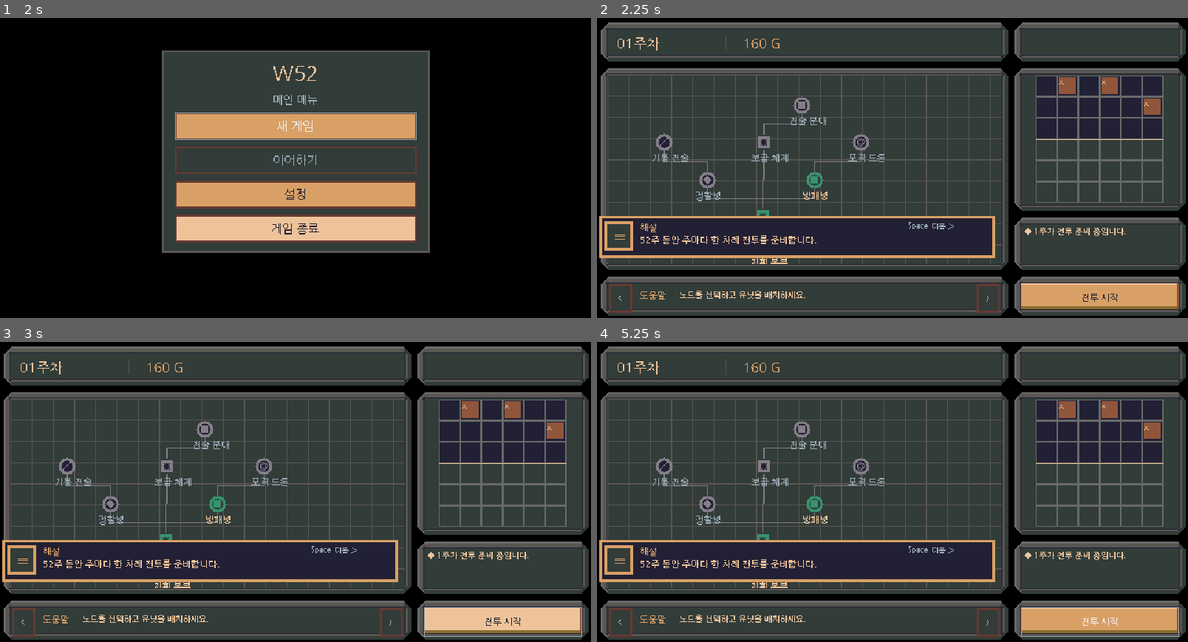
Above: before the commit, frames 1-4 (two rows, left to right).
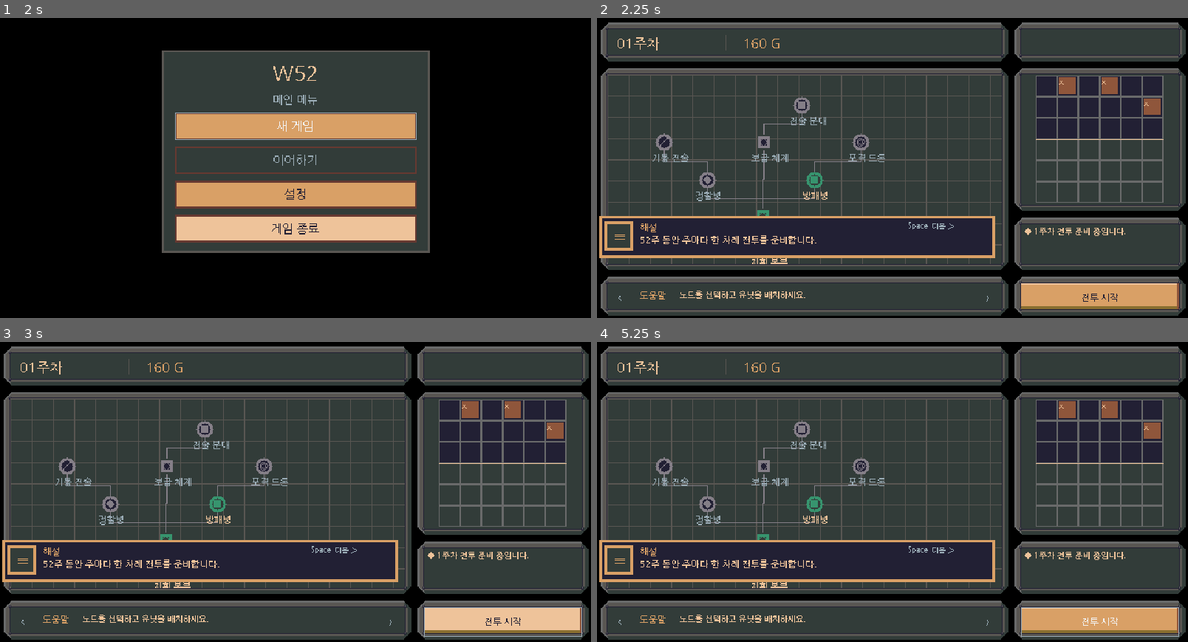
Above: after the commit, the same moments.

Repository: xcliming-svg/w52
Game: Godot game, scene res://main.tscn
The game is run twice, just before and just after one commit, with the same random seed, the same clock (stepped at 60 frames per second) and the same inputs.
Inputs (mouse positions are in pixels of both pictures, inside the frame that each line leads up to):
- Up to frame 1 (2 s): tap Enter at 0.5 s; move the mouse to (425, 135) at 0.52 s; click (425, 135) at 0.67 s; tap Space at 0.77, 1.25 s; drag from (177, 168) to (265, 219) at 1.27 s
- Up to frame 2 (2.25 s): click "새 게임" at 2 s
- Up to frame 3 (3 s): click "전투 시작" at 2.75 s
- Up to frame 4 (5.25 s): click "전투 시작" at 3.5 s; click "전투 시작" at 4.25 s; tap Enter at 5 s; move the mouse to (892, 477) at 5.02 s; click (892, 477) at 5.17 s

Frame 1 is identical in both runs. In frame 2, 0.2% of the frame differs, in the area x 2-69%, y 88-99%; in frame 3, 0.2%; in frame 4, 0.2%.

Commit message:
fix(ui): accommodate Godot button intrinsic height without leaving L2/L3 content bounds

Diff:
--- a/scripts/game.gd
+++ b/scripts/game.gd
@@ -13,7 +13,7 @@
 const TREE_CENTER_LOCAL := Vector2(213, 102)
 const DRAG_THRESHOLD := 3.0
 const POPUP_SIZE := Vector2(160, 98)
-const POPUP_BUTTON_OFFSET := Vector2(91, 64)
+const POPUP_BUTTON_OFFSET := Vector2(91, 60)
 var TREE_RECT := Rect2(UI.content_rect("L2"))
 var DIALOGUE_RECT := Rect2(UI.DIALOGUE_RECT)
 const NODES := [
@@ -127,10 +127,10 @@
     dialogue_surface.draw.connect(_draw_dialogue_overlay)
     add_child(dialogue_surface)
 
-    deploy_button = UI.make_button("배치", Vector2(61, 28))
+    deploy_button = UI.make_button("배치", Vector2(61, 31))
     deploy_button.position = Vector2(-500, -500)
     deploy_button.add_theme_font_size_override("font_size", 8)
-    deploy_button.size = Vector2(61, 28)
+    deploy_button.size = Vector2(61, 31)
     deploy_button.pressed.connect(_deploy_selected)
     add_child(deploy_button)
 
@@ -139,6 +139,8 @@
     next_button = UI.make_button("〉", Vector2(25, 26))
     for b in [prev_button, next_button]:
         b.add_theme_font_size_override("font_size", 8)
+        for visual in ["normal", "hover", "pressed", "disabled"]:
+            b.add_theme_stylebox_override(visual, StyleBoxEmpty.new())
         b.size = Vector2(25, 26)
         add_child(b)
     prev_button.position = Vector2(help.position + Vector2i(2, 1))
